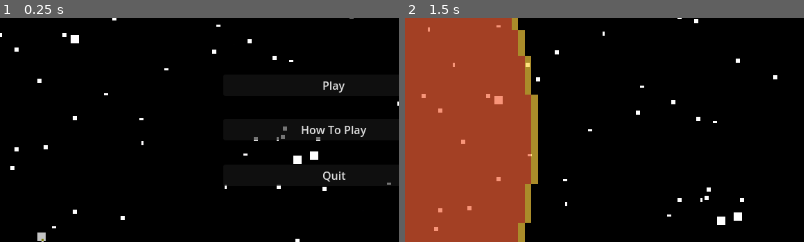
Above: before the commit, frames 1-2 (left to right).
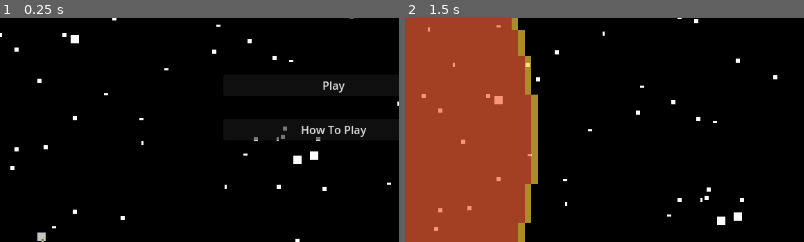
Above: after the commit, the same moments.

Repository: KeaganErasmus/JamGame1
Game: Godot game, scene res://scenes/main_menu.tscn
Same seed, same stepped clock (60 frames per second), same inputs: the game is played once before the commit and once after it. The engine's default icon, where the game draws it, is replaced by a stand-in: a white triangle on a blue panel in a dark square.
Inputs:
- Up to frame 1 (0.25 s): no input
- Up to frame 2 (1.5 s): click "Play" at 0.5 s; click "Walker" at 1.25 s
The pictures show only the part of the screen within x 11-60%, y 24-74%; the shares and areas given below are measured in that part.

The runs differ from the first frame. In frame 1, 0.2% of the frame differs, in the area x 56-98%, y 68-75%; in frame 2, nothing differs.

Commit message:
some more tweaking

Diff:
--- a/scenes/main_menu.tscn
+++ b/scenes/main_menu.tscn
@@ -30,6 +30,7 @@
 "
 
 [node name="QuitButton" type="Button" parent="."]
+visible = false
 offset_left = 443.0
 offset_top = 366.0
 offset_right = 763.0
--- a/scripts/enemy.gd
+++ b/scripts/enemy.gd
@@ -5,6 +5,7 @@
 var damage: int
 var hit_rate: int
 var is_stuned: bool
+var score_amount: int
 
 var stunned_timer: float = 0
 var attack_time: float = 0
@@ -38,6 +39,7 @@
 	health = 20
 	speed = 50
 	damage = 5
+	score_amount = 2
 	is_stuned = false
 	health_bar.max_value = health
 	health_bar.value = health
@@ -48,6 +50,7 @@
 	health = 5
 	speed = 60
 	damage = 4
+	score_amount = 1
 	is_stuned = false
 	health_bar.max_value = health
 	health_bar.value = health
@@ -59,6 +62,7 @@
 	speed = 40
 	damage = 3
 	is_stuned = false
+	score_amount = 5
 	health_bar.max_value = health
 	health_bar.value = health
 	sprite.sprite_frames = preload("res://scenes/tank_anim.tres")
--- a/world.gd
+++ b/world.gd
@@ -101,7 +101,7 @@
 func _on_enemy_killed(en):
 	if enemies.has(en):
 		enemies.erase(en)
-	score += 1
+	score += en.score_amount
 
 func _on_enemy_stuned(en):
 	en.is_stuned = true
